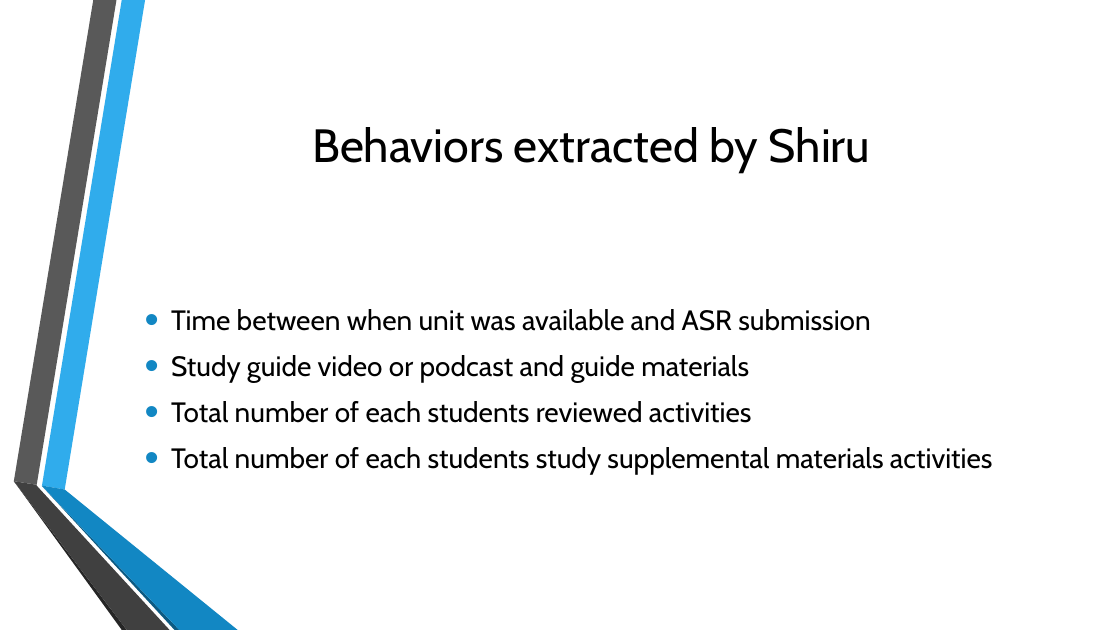
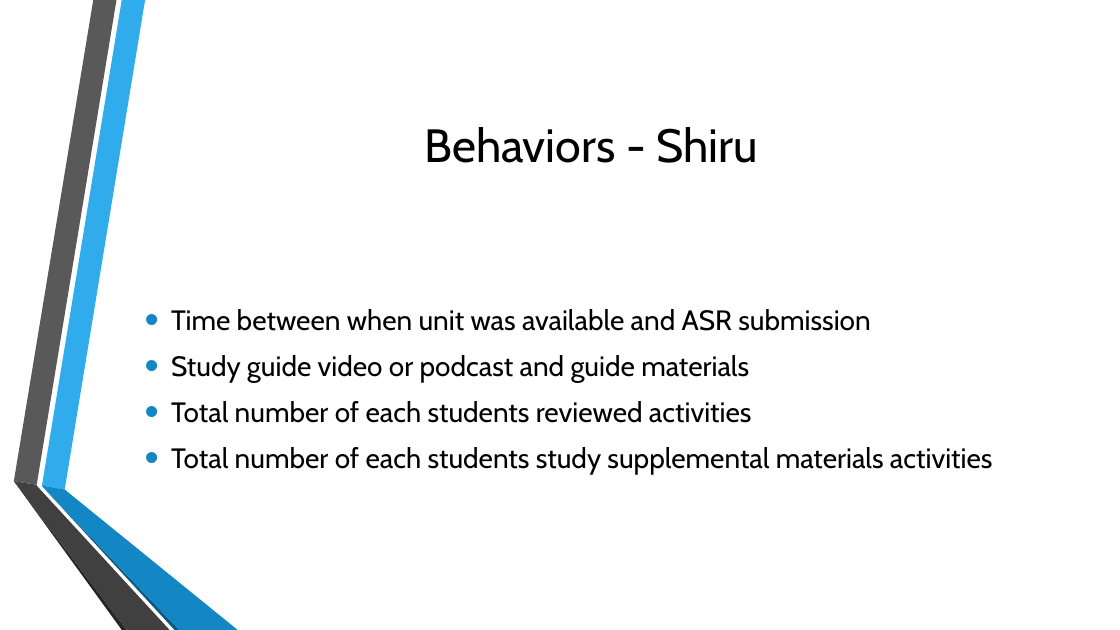
Before and after one commit to shreyasugemuge/Senior-Design-Project, a slide deck: slide 3 of docs/Milestone 3/Milestone_3_Presentation.pptx. Drawn at 1120x630 pixels with LibreOffice and Linux fonts; fonts in the diff are those of the drawing; background and template pictures are left out. Boxes give left, top, right and bottom in pixels: in the first picture for what was removed or moved away, otherwise in the second. Text is boxed around its words. In the diff, an @@ line names an element or a change of style, - is before the commit and + after.

```diff
--- a/docs/Milestone 3/Milestone_3_Presentation.pptx
+++ b/docs/Milestone 3/Milestone_3_Presentation.pptx
@@ title at [425,127,757,163]: text changed @@
-Behaviors extracted by Shiru
+Behaviors - Shiru
```
Also in this commit, not shown: 4 other slides changed, 2 slides added, 1 other file.
